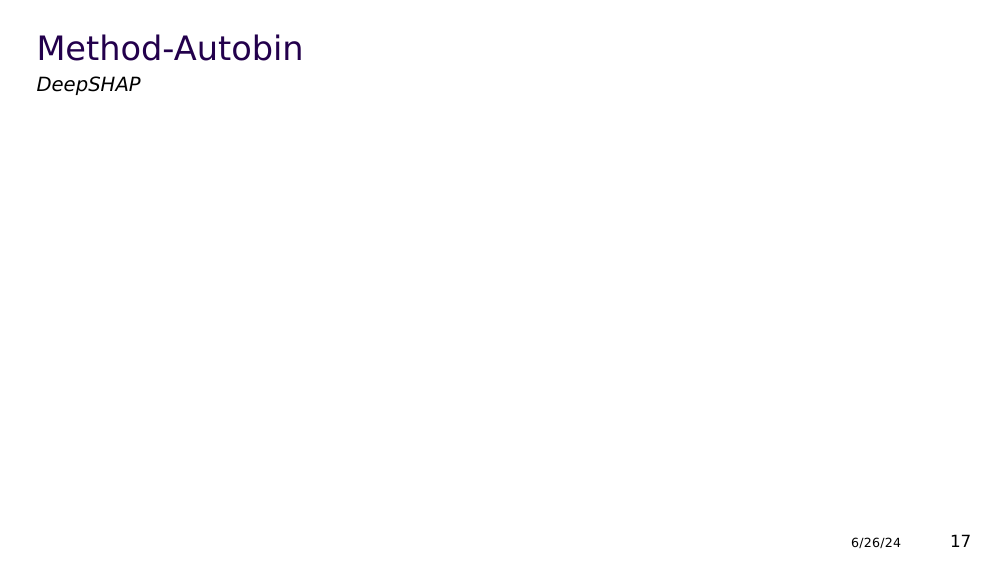
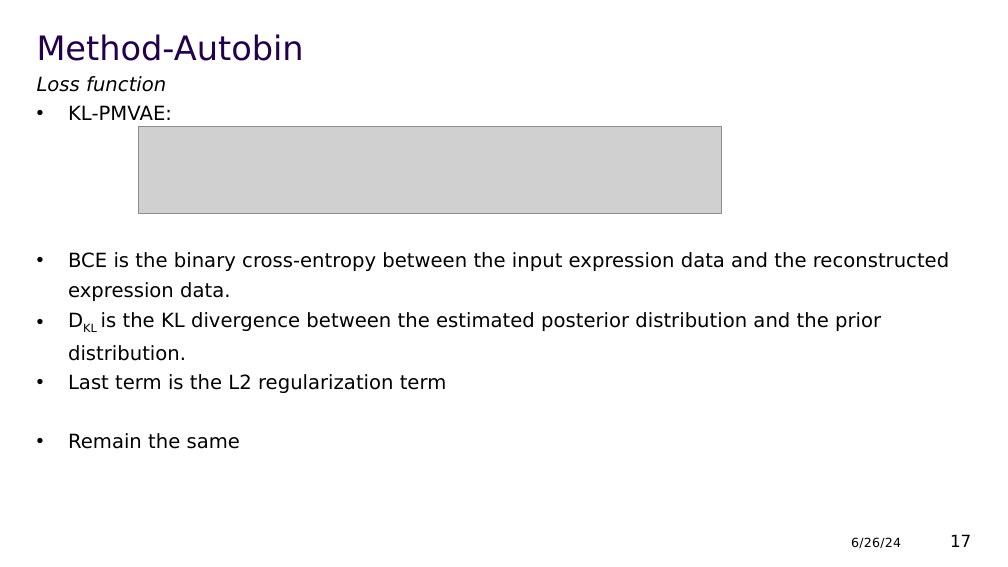
Before and after one commit to ywu39393/Autosurv, a slide deck: slide 17 of Summary/Summary.pptx. Drawn at 1008x567 pixels with LibreOffice and Linux fonts; fonts in the diff are those of the drawing; grey boxes stand for pictures; background and template pictures are left out. Boxes give left, top, right and bottom in pixels: in the first picture for what was removed or moved away, otherwise in the second. Text is boxed around its words. In the diff, an @@ line names an element or a change of style, - is before the commit and + after.

Commit message:
update autobin

```diff
--- a/Summary/Summary.pptx
+++ b/Summary/Summary.pptx
@@ text at [37,76,166,92]: text changed @@
-DeepSHAP
+Loss function
@@ text added at [68,105,949,449], 14 pt, text #000000 @@
+• KL-PMVAE:
+• BCE is the binary cross-entropy between the input expression data and the reconstructed expression data.
+• DKL is the KL divergence between the estimated posterior distribution and the prior distribution.
+• Last term is the L2 regularization term
+• Remain the same
@@ picture added at [138,126,722,213] @@
```
Also in this commit, not shown: 5 slides added, 2 other files.
